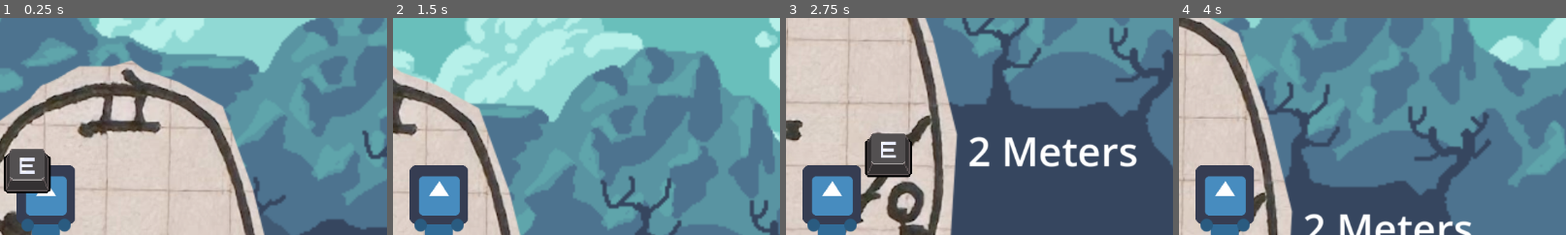
Above: before the commit, frames 1-4 (left to right).
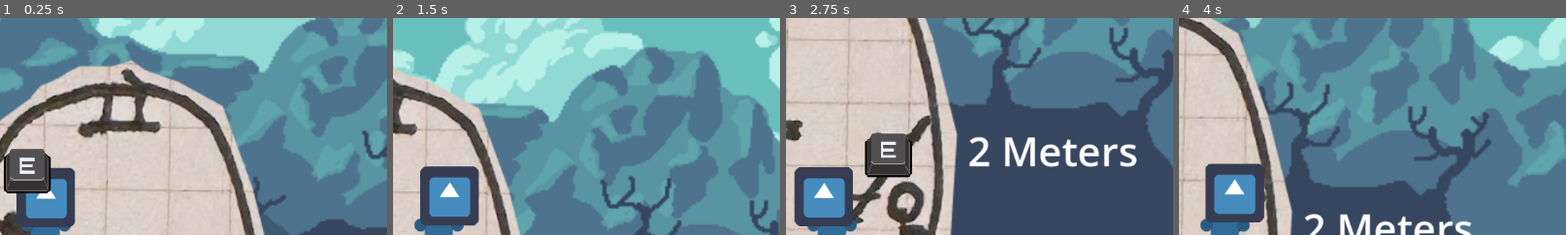
Above: after the commit, the same moments.

Repository: calzila/GGJ_2025
Game: Godot game, scene res://Overworld.tscn
Same seed, same stepped clock (60 frames per second), same inputs: the game is played once before the commit and once after it. The engine's default icon, where the game draws it, is replaced by a stand-in: a white triangle on a blue panel in a dark square.
Inputs:
- Up to frame 1 (0.25 s): no input
- Up to frame 2 (1.5 s): tap Enter (ui_accept) at 0.5, 0.77 s; hold D (move_right) from 0.53 s (still down)
- Up to frame 3 (2.75 s): tap Enter (ui_accept) at 1.52 s; release D (move_right) at 2.03 s; hold A (move_left) from 2.03 s (still down)
- Up to frame 4 (4 s): release A (move_left) at 2.78 s; hold D (move_right) from 2.78 s (still down); tap Enter (ui_accept) at 3.02, 3.77 s
The pictures show only the part of the screen within x 44-94%, y 7-57%; the shares and areas given below are measured in that part.

The runs differ from the first frame. In frame 1, 0.7% of the frame differs, in the area x 4-20%, y 67-97%; in frame 2, 3.1%, in the area x 4-23%, y 67-96%; in frame 3, 2.8%; in frame 4, 2.9%.

Commit message:
Making the head lead the direction that we're going in

Diff:
--- a/Character.tscn
+++ b/Character.tscn
@@ -20,11 +20,6 @@
 scale = Vector2(0.821289, 0.834808)
 texture = ExtResource("3_dua17")
 
-[node name="Head" type="Sprite2D" parent="Body"]
-position = Vector2(0, -58.8938)
-scale = Vector2(1.10345, 1.09448)
-texture = ExtResource("2_un2gu")
-
 [node name="Hand_L" type="Sprite2D" parent="Body"]
 position = Vector2(-33.33, -4.602)
 scale = Vector2(1.2, 1.2)
@@ -35,6 +30,14 @@
 scale = Vector2(1.2, 1.2)
 texture = ExtResource("4_gkys5")
 
+[node name="HeadAttachment" type="Node2D" parent="Body"]
+position = Vector2(0, -58.8938)
+scale = Vector2(1.10345, 1.09448)
+
+[node name="Head" type="Sprite2D" parent="Body/HeadAttachment"]
+scale = Vector2(1, 1)
+texture = ExtResource("2_un2gu")
+
 [node name="CollisionShape2D" type="CollisionShape2D" parent="."]
 position = Vector2(0, -66)
 shape = SubResource("RectangleShape2D_52wfu")
--- a/character.gd
+++ b/character.gd
@@ -11,6 +11,10 @@
 	# Add the gravity.
 	#if not is_on_floor():
 	#	velocity += get_gravity() * delta
+
+	var headLookDirection = linear_velocity.normalized()
+	headLookDirection = Vector2(headLookDirection.x * 0.35, headLookDirection.y * 0.08)
+	$Body/HeadAttachment/Head.global_position = $Body/HeadAttachment.global_position + (headLookDirection * 50)
 
 	# Handle jump.
 	if Input.is_action_just_pressed("ui_accept") and (get_contact_count() > 0):
